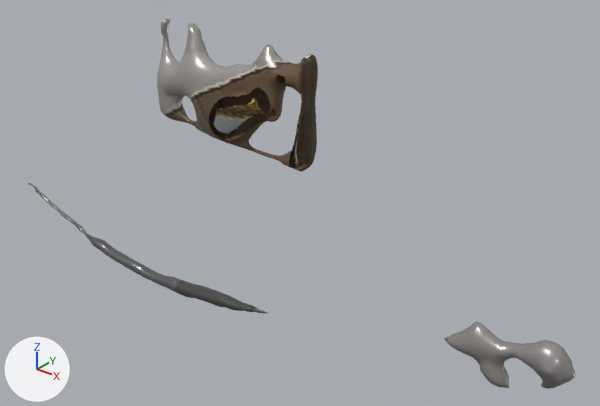
An edit to the glTF model public/models/alkafeel/kfl-2135.glb, drawn before and after from the same camera.
Both versions are drawn from a 50 mm lens placed at (0.716, -0.775, 0.483), pointed at (0.065, 0.039, -0.022). The lights are fixed; the arrows at lower left show +X, +Y and +Z. The first picture is the older version.

The older version as bpy lines, for what is in view:
```python
me_geometry_0 = bpy.data.meshes.new('geometry_0')
me_geometry_0.from_pydata(...)  # 2583 vertices, 4992 faces; spans x -0.491..0.493, y -0.046..0.047, z -0.202..0.2
me_geometry_0.materials.append(mat_alkafeel_hd_pbr)
ob_geometry_0 = bpy.data.objects.new('geometry_0', me_geometry_0)
ob_geometry_0.location = (0.0, 0.0, 0.0)
```
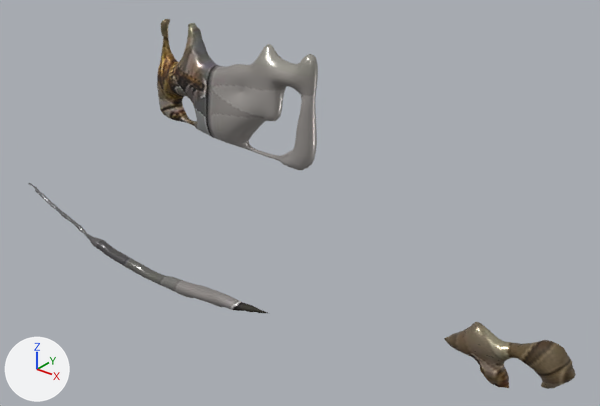
Patch to the scene script:
```diff
--- a/public/models/alkafeel/kfl-2135.glb.py
+++ b/public/models/alkafeel/kfl-2135.glb.py
@@ mat_alkafeel_watertight_pbr @@
+mat_alkafeel_watertight_pbr = bpy.data.materials.new('AlKafeel_Watertight_PBR')
+# uses the picture img_image_0
+# uses the picture img_image_1
+# uses the picture img_image_2
@@ me_geometry_0 @@
 # used by ob_geometry_0; location = (0.0, 0.0, 0.0)
-me_geometry_0.from_pydata(...)  # 2583 vertices, 4992 faces; spans x -0.491..0.493, y -0.046..0.047, z -0.202..0.2
+me_geometry_0.from_pydata(...)  # 2498 vertices, 4992 faces; spans x -0.491..0.493, y -0.046..0.047, z -0.202..0.2
+# me_geometry_0 part 1: 139 vertices moved from x -0.071..0.106, y -0.005..0.013, z 0.045..0.174 to x -0.069..0.104, y -0.005..0.012, z 0.045..0.173; 126 vertices removed from x -0.069..0.105, y -0.004..0.009, z 0.045..0.17; 49 vertices added at x -0.063..0.1, y -0.001..0.006, z 0.05..0.168
+# me_geometry_0 part 2: 4795 faces spanning x -0.491..0.493, y -0.046..0.047, z -0.202..0.2 switch from mat_alkafeel_hd_pbr to mat_alkafeel_watertight_pbr
+# other edits to the shape of me_geometry_0 do not show in these pictures
```

Changed parts and their boxes [x1, y1, x2, y2] in the pictures (600 x 406 px; the box of a moved part takes in the faces that stretch with it):
part 1 of me_geometry_0, moved or reshaped
    before: [206, 67, 313, 172]
    after: [206, 68, 313, 170]
part 2 of me_geometry_0, recoloured
    both: [54, 19, 576, 389]
